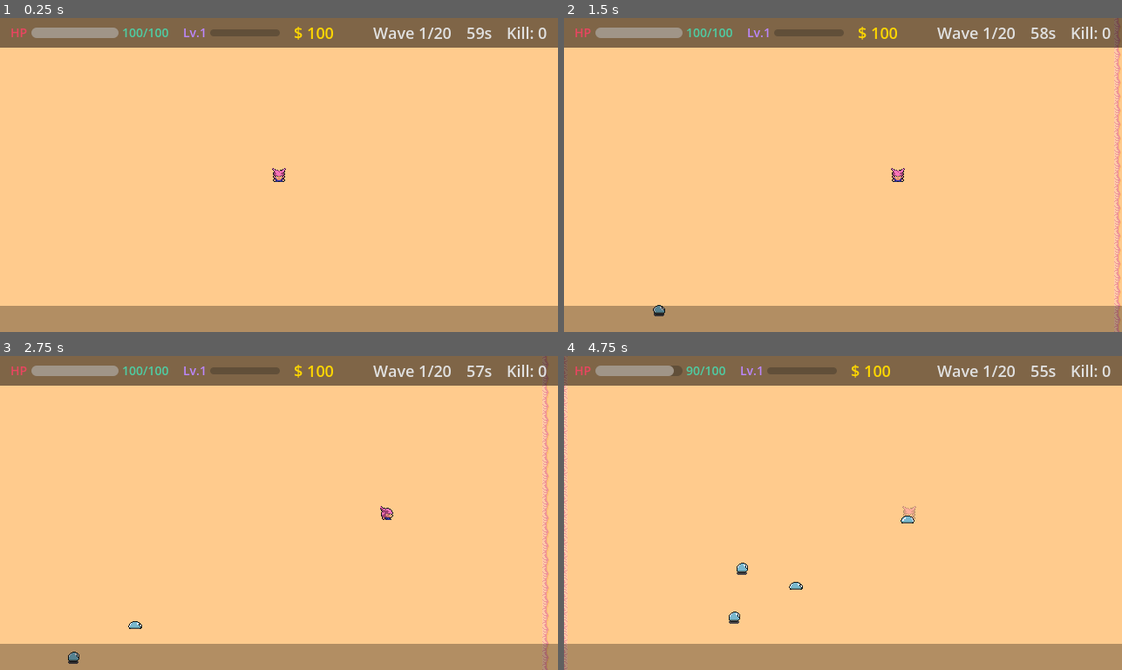
Above: before the commit, frames 1-4 (two rows, left to right).
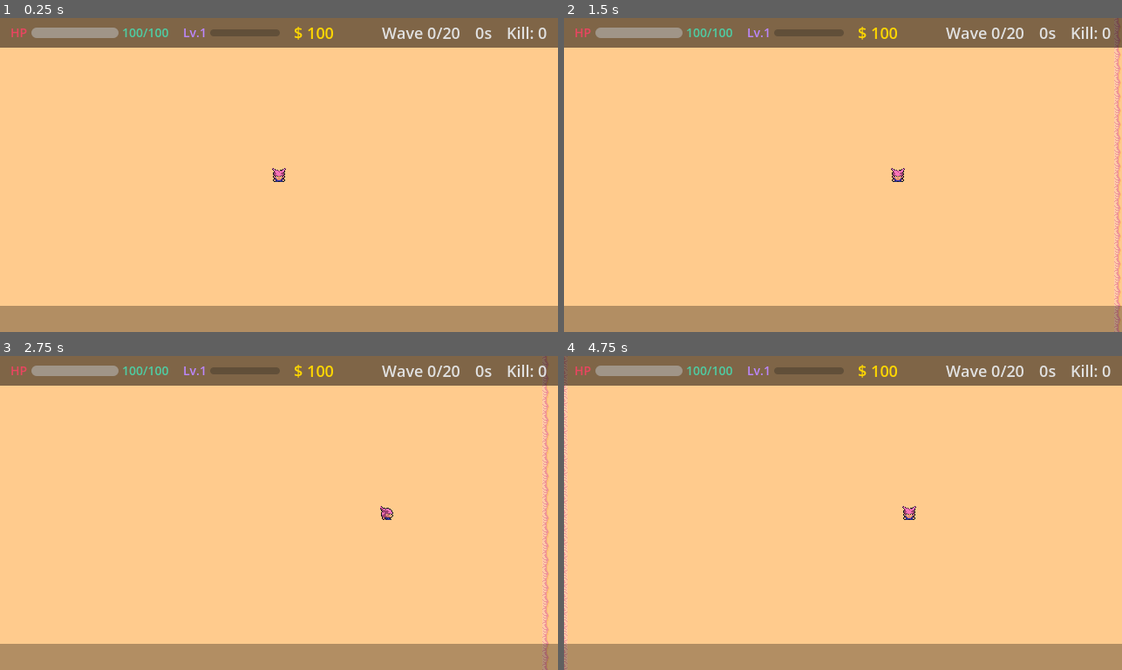
Above: after the commit, the same moments.

Repository: felang/utoland
Game: Godot game, scene res://scenes/levels/main.tscn
Same seed, same stepped clock (60 frames per second), same inputs: the game is played once before the commit and once after it. This scene is started directly instead of the project's main scene.
Inputs (mouse positions are in pixels of both pictures, inside the frame that each line leads up to):
- Up to frame 1 (0.25 s): no input
- Up to frame 2 (1.5 s): tap Enter at 0.5 s; move the mouse to (965, 159) at 0.52 s; hold D (move_right) 0.53-1.25 s; click (965, 159) at 0.67 s; drag from (731, 190) to (887, 175) at 1.27 s
- Up to frame 3 (2.75 s): move the mouse to (334, 443) at 2.02 s; hold D (move_right) from 2.03 s (still down)
- Up to frame 4 (4.75 s): release D (move_right) at 2.75 s; drag from (815, 575) to (697, 622) at 2.77 s; move the mouse to (1010, 560) at 3.52 s; hold A (move_left) 3.53-4.25 s; drag from (675, 465) to (792, 594) at 4.27 s

The runs differ from the first frame. In frame 1, 0.4% of the frame differs, in the area x 66-87%, y 3-7%; in frame 2, 0.4%; in frame 3, 0.5%; in frame 4, 1.1%, in the area x 19-87%, y 2-86%.

Commit message:
refactor: WaveManager 移除自动启动 + SceneManager 移除 shop + Player 输入控制 + SynergyEffectProcessor 生命周期
Co-Authored-By: Claude Opus 4.6 (1M context) <noreply@anthropic.com>

Diff:
--- a/scripts/core/scene_manager.gd
+++ b/scripts/core/scene_manager.gd
@@ -5,7 +5,6 @@
 	"character_selection": "res://scenes/ui/character_selection.tscn",
 	"map_select":          "res://scenes/ui/map_select.tscn",
 	"result":              "res://scenes/ui/result.tscn",
-	"shop":                "res://scenes/ui/shop.tscn",
 	"main":                "res://scenes/levels/main.tscn",
 }
 
@@ -15,7 +14,6 @@
 	"start_menu": "menu",
 	"character_selection": "menu",
 	"map_select": "menu",
-	"shop": "placement",
 	"main": "battle",
 	"result": "result",
 }
--- a/scripts/entities/player.gd
+++ b/scripts/entities/player.gd
@@ -6,6 +6,7 @@
 var speed: float = 0.0  # 从 GameData 初始化
 @export var invincible_duration: float = 0.5
 var coins: int = 0
+var _input_enabled: bool = true
 var invincible_timer: float = 0.0
 var _blink_tween: Tween = null
 
@@ -58,7 +59,14 @@
 	# 被动技能更新
 	_process_passives(delta)
 
+func set_input_enabled(enabled: bool) -> void:
+	_input_enabled = enabled
+
 func _physics_process(_delta: float) -> void:
+	if not _input_enabled:
+		velocity = Vector2.ZERO
+		move_and_slide()
+		return
 	var input_vector: Vector2 = Vector2.ZERO
 	input_vector.x = Input.get_axis("move_left", "move_right")
 	input_vector.y = Input.get_axis("move_up", "move_down")
--- a/scripts/systems/synergy_effect_processor.gd
+++ b/scripts/systems/synergy_effect_processor.gd
@@ -34,6 +34,7 @@
 # 标记：由 SlowHandler 在减速到期时触发
 # 由 _on_timed_slow_expired 中检查
 
+var _is_active: bool = false
 
 func _ready() -> void:
 	add_to_group("synergy_processor")
@@ -42,7 +43,15 @@
 	EventBus.tower_destroyed.connect(_on_tower_destroyed)
 
 
+func activate() -> void:
+	_is_active = true
+
+func deactivate() -> void:
+	_is_active = false
+
 func _process(delta: float) -> void:
+	if not _is_active:
+		return
 	# 狂热计时
 	if _frenzy_active:
 		_frenzy_timer -= delta
--- a/scripts/systems/wave_manager.gd
+++ b/scripts/systems/wave_manager.gd
@@ -23,7 +23,6 @@
 	total_waves = GameConfig.waves.size()
 	if GameData.current_wave > 0:
 		current_wave = GameData.current_wave
-	start_next_wave()
 
 func _process(delta: float) -> void:
 	if is_wave_active:
